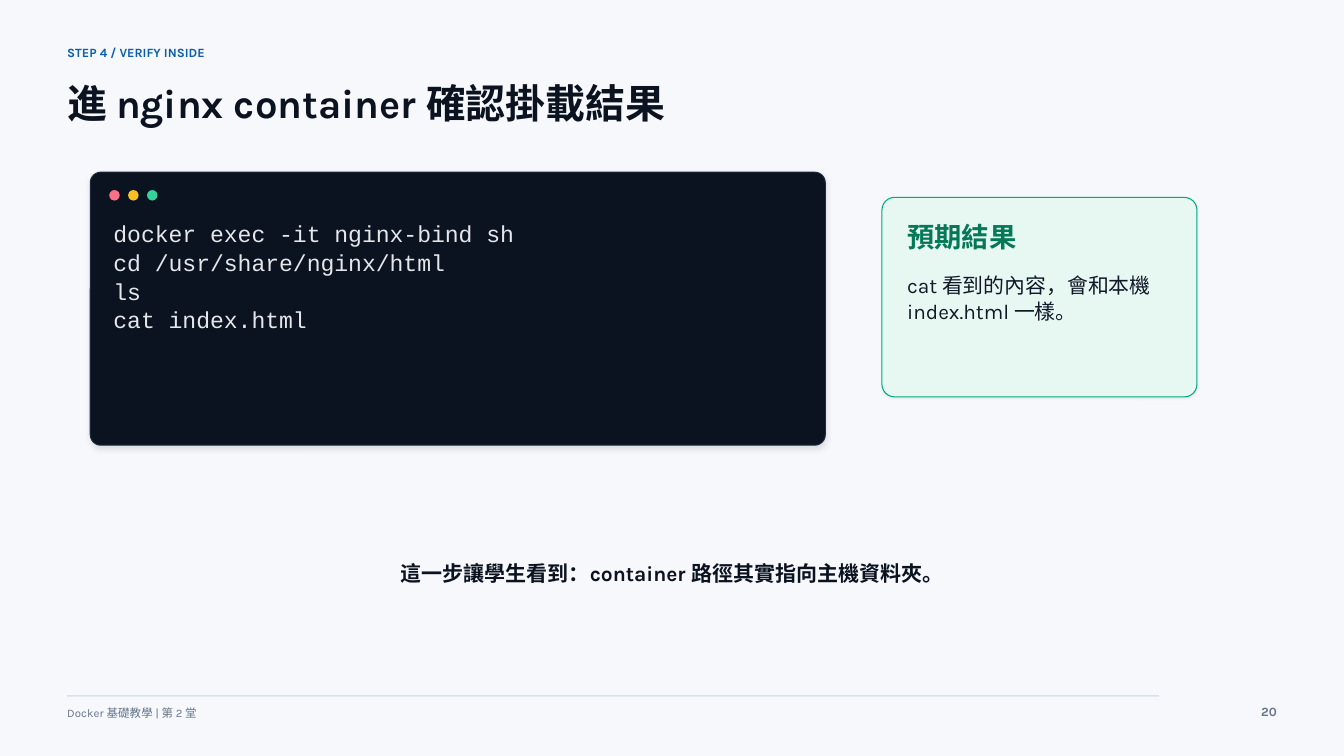
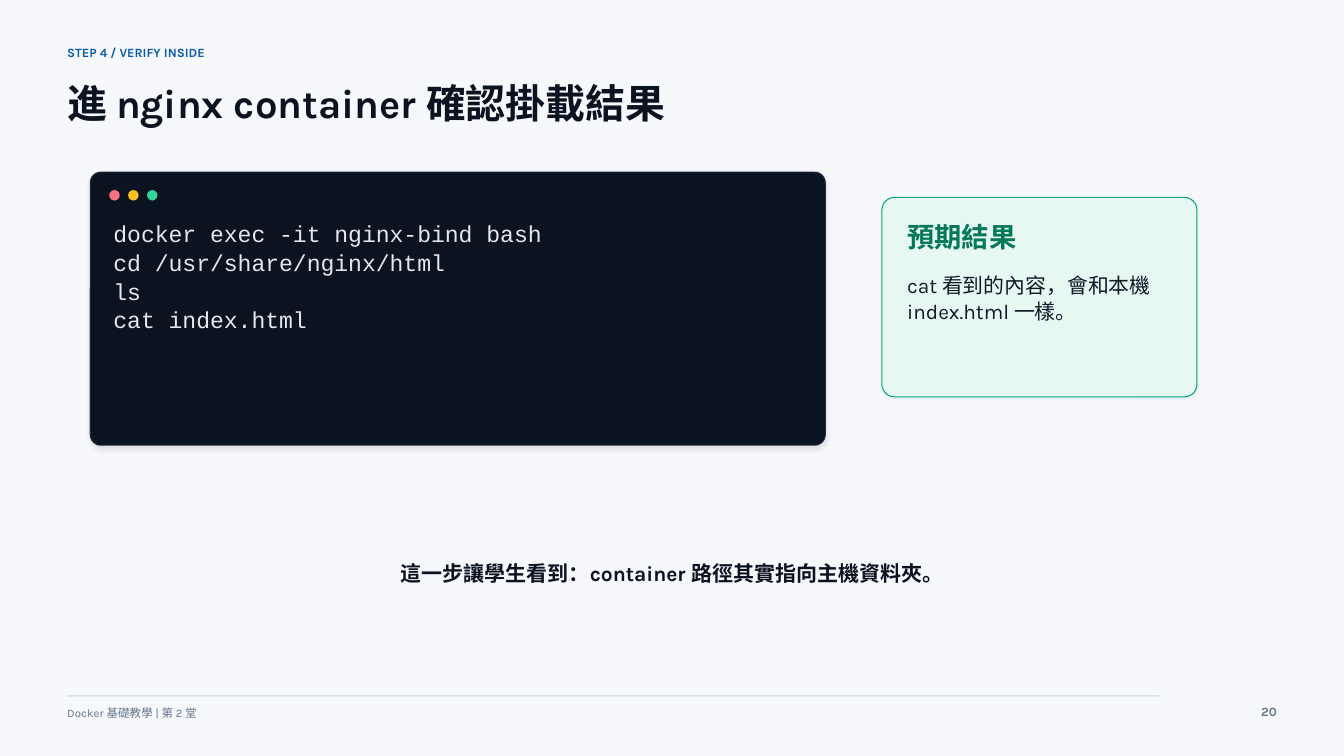
Before and after one commit to lalalalaluk/docker-practice, a slide deck: slide 13 of slides/docker-session2-flask-volume.pptx (slide 21 before the commit). Drawn at 1344x756 pixels with LibreOffice and Linux fonts; fonts in the diff are those of the drawing. Boxes give left, top, right and bottom in pixels: in the first picture for what was removed or moved away, otherwise in the second. Text is boxed around its words. In the diff, an @@ line names an element or a change of style, - is before the commit and + after.

Commit message:
Update Docker session slides

```diff
--- a/slides/docker-session2-flask-volume.pptx
+++ b/slides/docker-session2-flask-volume.pptx
@@ text at box(113, 225, 541, 247): text changed @@
-docker exec -it nginx-bind sh
+docker exec -it nginx-bind bash
```
Also in this commit, not shown: 15 other slides changed, 14 slides removed, 2 other files.
